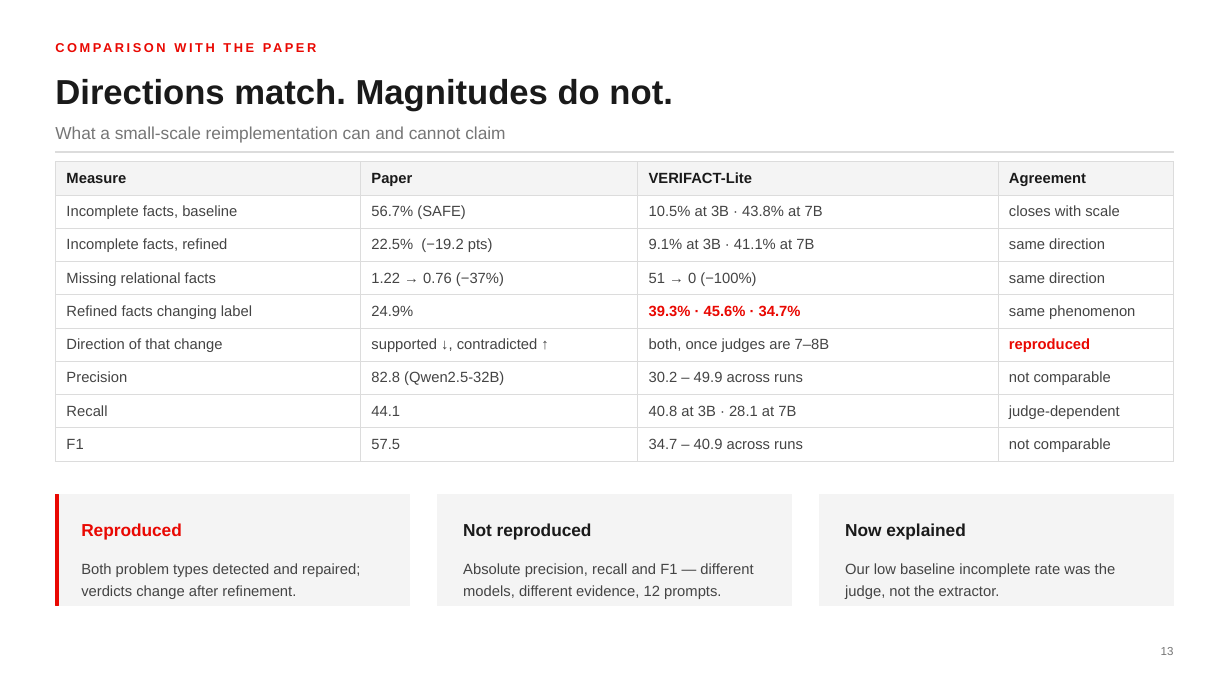
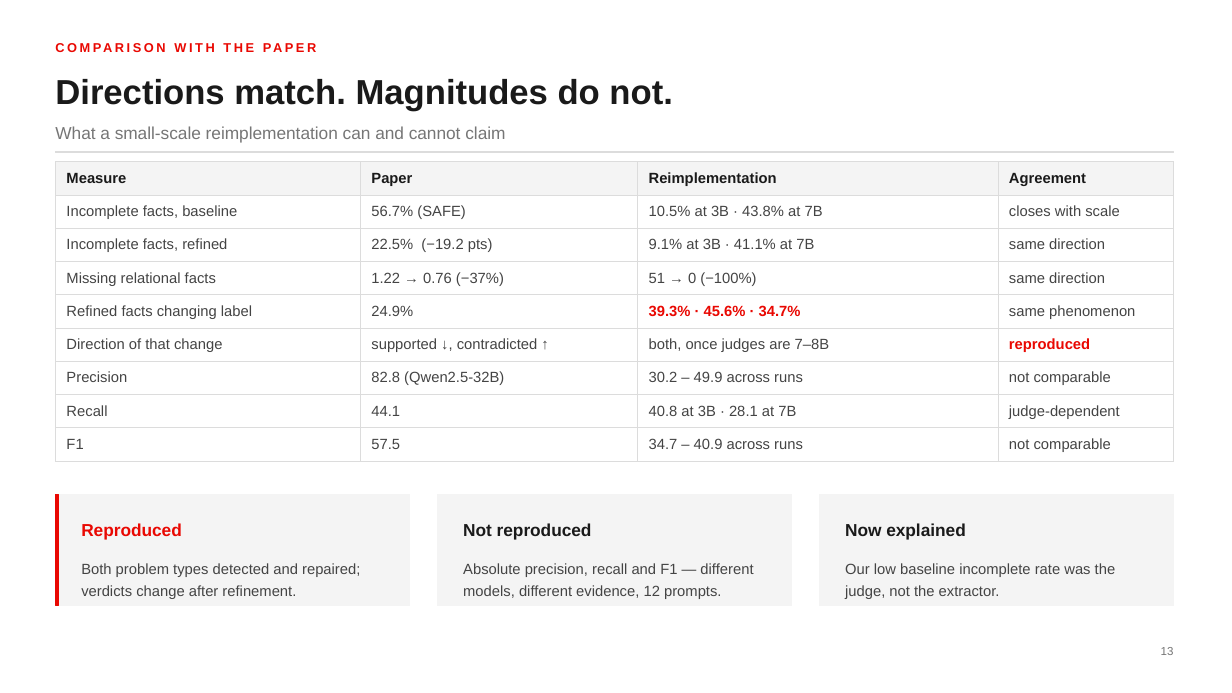
Before and after one commit to MadhavKrishna06/Verifact-Lite, a slide deck: slide 13 of presentation/VERIFACT-Lite-TTU.pptx. Drawn at 1232x693 pixels with LibreOffice and Linux fonts; fonts in the diff are those of the drawing. Boxes give left, top, right and bottom in pixels: in the first picture for what was removed or moved away, otherwise in the second. Text is boxed around its words. In the diff, an @@ line names an element or a change of style, - is before the commit and + after.

```diff
--- a/presentation/VERIFACT-Lite-TTU.pptx
+++ b/presentation/VERIFACT-Lite-TTU.pptx
@@ table at box(55, 162, 1174, 461) @@
-row 1, column 3: VERIFACT-Lite
+row 1, column 3: Reimplementation
```
Also in this commit, not shown: 4 other slides changed, 1 slide added, 1 slide removed, 1 other file.
